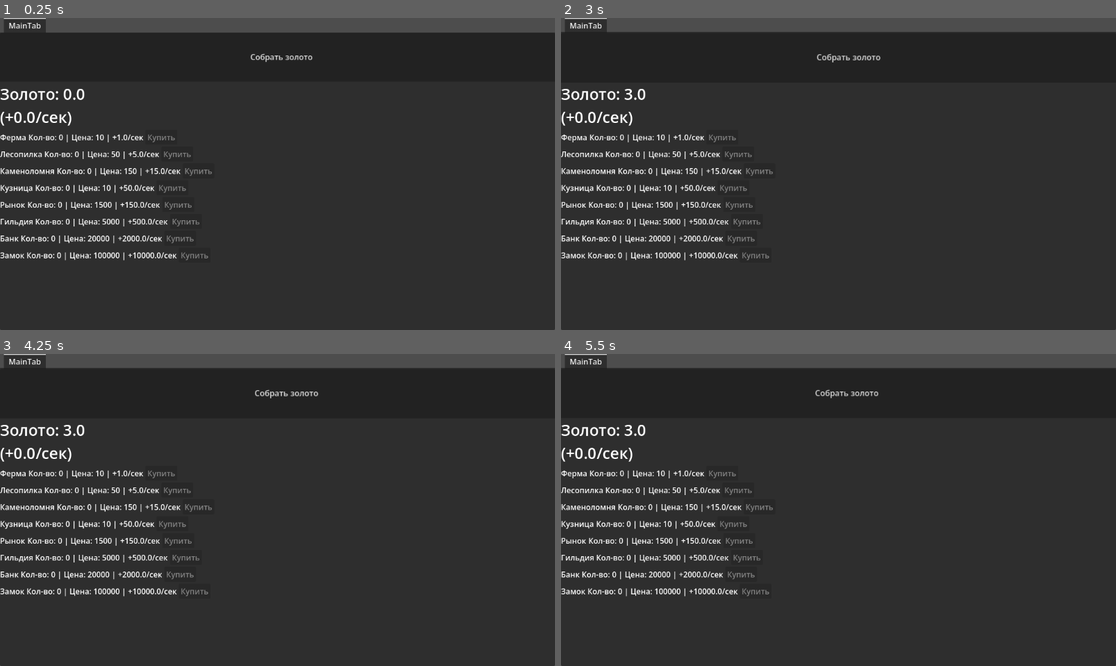
Above: before the commit, frames 1-4 (two rows, left to right).
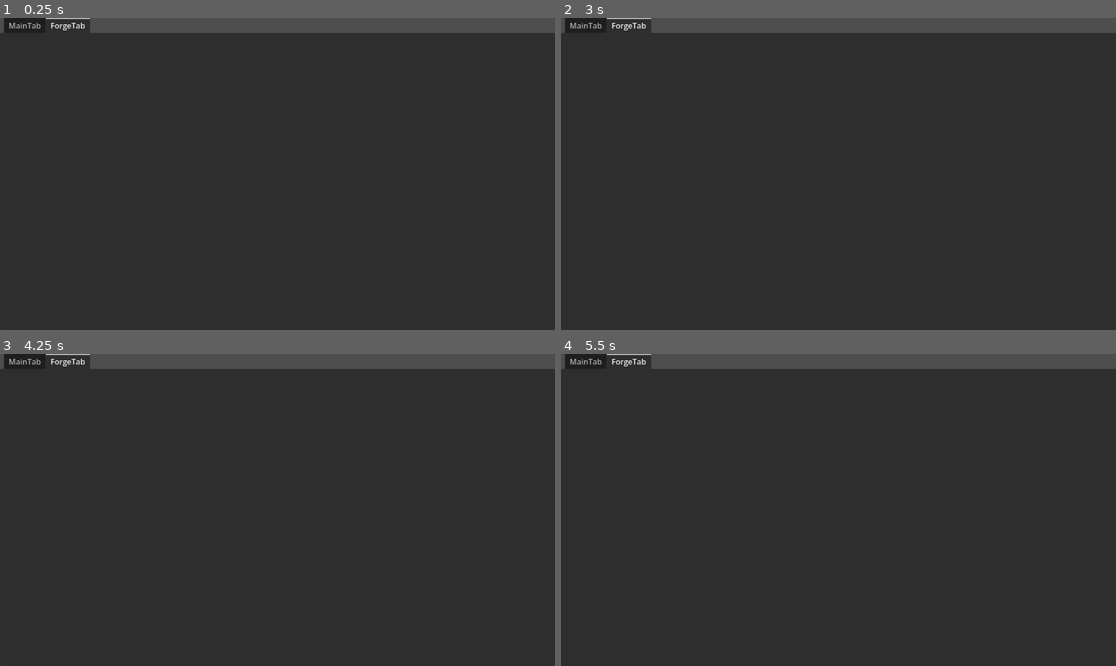
Above: after the commit, the same moments.

Repository: VPodolski/KinkdomClicker
Game: Godot game, scene res://main.tscn
Same seed, same stepped clock (60 frames per second), same inputs: the game is played once before the commit and once after it.
Inputs (mouse positions are in pixels of both pictures, inside the frame that each line leads up to):
- Up to frame 1 (0.25 s): no input
- Up to frame 2 (3 s): click (849, 55) at 0.5 s, where only the run before the commit has a clickable "Собрать золото"; click (838, 55) at 1.25 s, where only the run before the commit has a clickable "Собрать золото"; click (844, 55) at 2 s, where only the run before the commit has a clickable "Собрать золото"; move the mouse to (960, 158) at 2.77 s
- Up to frame 3 (4.25 s): move the mouse to (166, 525) at 3.52 s
- Up to frame 4 (5.5 s): move the mouse to (894, 441) at 4.27 s; move the mouse to (810, 572) at 5.02 s

The runs differ from the first frame. In frame 1, 3.6% of the frame differs, in the area x 0-100%, y 0-78%; in frame 2, 3.8%; in frame 3, 3.8%; in frame 4, 3.8%.

Commit message:
The main script has been separated for UI and ligac managers.

Diff:
--- /dev/null
+++ b/Scripts/BuildingManager.gd
@@ -0,0 +1,46 @@
+class_name BuildingManager
+
+var buildings = []
+
+func _init():
+	buildings.append(BuildingData.new("Ферма", 10, 1))
+	buildings.append(BuildingData.new("Лесопилка", 50, 5))
+	buildings.append(BuildingData.new("Каменоломня", 150, 15))
+	buildings.append(BuildingData.new("Кузница", 10, 50))
+	buildings.append(BuildingData.new("Рынок", 1500, 150))
+	buildings.append(BuildingData.new("Гильдия", 5000, 500))
+	buildings.append(BuildingData.new("Банк", 20000, 2000))
+	buildings.append(BuildingData.new("Замок", 100000, 10000))
+
+func get_building_by_name(name):
+	for b in buildings:
+		if b.name == name:
+			return b
+	return null
+
+func get_total_income(global_multiplier):
+	var total = 0.0
+	for b in buildings:
+		total += b.get_income()
+	return total * global_multiplier
+
+func buy_building(index, economy):
+	var b = buildings[index]
+
+	if economy.spend_gold(b.cost):
+		b.buy()
+		return true
+
+	return false
+
+func update_synergies(active_upgrades):
+	for b in buildings:
+		b.synergy_bonus = 0.0
+
+	for upgrade in active_upgrades:
+		if upgrade.effect_type == "building_synergy":
+			var source = get_building_by_name(upgrade.source_building)
+			var target = get_building_by_name(upgrade.target)
+
+			if source and target:
+				target.synergy_bonus += source.count * upgrade.effect_value
--- /dev/null
+++ b/Scripts/Economy.gd
@@ -0,0 +1,15 @@
+class_name Economy
+
+var gold: float = 0.0
+var gold_per_click: float = 1
+var click_income_ratio: float = 0.0
+var global_income_multiplier: float = 1.0
+
+func add_gold(amount: float):
+	gold += amount
+
+func spend_gold(amount: float) -> bool:
+	if gold >= amount:
+		gold -= amount
+		return true
+	return false
--- /dev/null
+++ b/Scripts/Game.gd
@@ -0,0 +1,45 @@
+class_name Game
+extends Node
+
+signal gold_changed
+signal upgrades_changed
+signal buildings_changed
+
+var economy: Economy
+var buildings: BuildingManager
+var upgrades: UpgradeManager
+
+func _ready():
+	economy = Economy.new()
+	buildings = BuildingManager.new()
+	upgrades = UpgradeManager.new(economy, buildings)
+
+func on_click():
+	var income = buildings.get_total_income(economy.global_income_multiplier)
+	var value = economy.gold_per_click + income * economy.click_income_ratio
+
+	economy.add_gold(value)
+	emit_signal("gold_changed", economy.gold)
+
+func buy_building(index):
+	if buildings.buy_building(index, economy):
+		buildings.update_synergies(upgrades.active_upgrades)
+
+		emit_signal("buildings_changed")
+		emit_signal("gold_changed", economy.gold)
+
+func start_upgrade(index):
+	var u = upgrades.upgrades[index]
+
+	if economy.spend_gold(u.cost):
+		u.is_crafting = true
+		emit_signal("gold_changed", economy.gold)
+
+func update(delta):
+	var income = buildings.get_total_income(economy.global_income_multiplier)
+	economy.add_gold(income * delta)
+
+	var forge = buildings.get_building_by_name("Кузница")
+	var speed = 1.0 + forge.count * 0.01
+
+	upgrades.update_crafting(delta, speed)
--- /dev/null
+++ b/Scripts/UpgradeManager.gd
@@ -0,0 +1,41 @@
+class_name UpgradeManager
+
+var upgrades = []
+var active_upgrades = []
+
+var economy
+var buildings
+
+func _init(_economy, _buildings):
+	economy = _economy
+	buildings = _buildings
+
+func apply_upgrade(upgrade):
+	match upgrade.effect_type:
+		"click_bonus":
+			economy.gold_per_click += upgrade.effect_value
+
+		"click_from_income":
+			economy.click_income_ratio += upgrade.effect_value
+
+		"income_multiplier":
+			var b = buildings.get_building_by_name(upgrade.target)
+			if b:
+				b.income_multiplier += upgrade.effect_value
+
+		"global_multiplier":
+			economy.global_income_multiplier += upgrade.effect_value
+
+func update_crafting(delta, forge_speed):
+	for upgrade in upgrades:
+		if upgrade.is_crafting:
+			upgrade.progress += delta * forge_speed
+
+			if upgrade.progress >= upgrade.base_time:
+				complete_upgrade(upgrade)
+
+
+func complete_upgrade(upgrade):
+	apply_upgrade(upgrade)
+	active_upgrades.append(upgrade)
+	upgrades.erase(upgrade)
--- a/BuildingItem.gd
+++ b/UI/BuildingItem.gd
@@ -11,16 +11,20 @@
 
 func _ready():
 	buy_button.pressed.connect(_on_buy_pressed)
-	update_ui(0)
 
 func setup(_building, _index):
 	building = _building
 	index = _index
 
+	update_ui(0)
+
 func _on_buy_pressed():
 	emit_signal("buy_pressed", index)
 
 func update_ui(current_gold: int):
+	if building == null:
+		return
+
 	name_label.text = building.name
 
 	info_label.text = "Кол-во: " + str(building.count) + \
--- a/BuildingItem.tscn
+++ b/UI/BuildingItem.tscn
@@ -1,6 +1,6 @@
 [gd_scene format=3 uid="uid://bnnssnqqewrut"]
 
-[ext_resource type="Script" uid="uid://b1jx68vnw8apb" path="res://BuildingItem.gd" id="1_6nidc"]
+[ext_resource type="Script" uid="uid://b1jx68vnw8apb" path="res://UI/BuildingItem.gd" id="1_6nidc"]
 
 [node name="BuildingItem" type="HBoxContainer" unique_id=119485372]
 anchors_preset = 1
--- /dev/null
+++ b/UI/MainUI.gd
@@ -0,0 +1,146 @@
+extends Control
+
+@onready var game = GameLogic  # если добавишь Game в AutoLoad
+
+# UI элементы
+@onready var gold_label = $TabContainer/MainTab/GoldLabel
+@onready var gold_button = $TabContainer/MainTab/GoldButton
+
+@onready var buildings_container = $TabContainer/MainTab/BuildingsContainer
+@onready var upgrades_container = $TabContainer/ForgeTab/ScrollContainer/UpgradesContainer
+
+var building_item_scene = preload("res://ui/BuildingItem.tscn")
+var upgrade_item_scene = preload("res://ui/UpgradeItem.tscn")
+
+
+func _ready():
+	await get_tree().process_frame
+	# подписки на события
+	game.gold_changed.connect(update_gold)
+	game.buildings_changed.connect(update_buildings_ui)
+	game.upgrades_changed.connect(update_upgrades_ui)
+
+	# первичная инициализация
+	update_gold(game.economy.gold)
+	create_buildings_ui()
+	create_upgrades_ui()
+
+
+# =========================
+# 🖱️ INPUT
+# =========================
+
+func _on_gold_button_pressed():
+	game.on_click()
+
+
+func _on_building_pressed(index):
+	game.buy_building(index)
+
+
+func _on_upgrade_pressed(index):
+	game.start_upgrade(index)
+
+
+# =========================
+# 💰 UI ОБНОВЛЕНИЕ
+# =========================
+
+func update_gold(value):
+	gold_label.text = str(int(value))
+
+
+# =========================
+# 🏗️ BUILDINGS UI
+# =========================
+
+func create_buildings_ui():
+	for child in buildings_container.get_children():
+		child.queue_free()
+
+	for i in range(game.buildings.buildings.size()):
+		var b = game.buildings.buildings[i]
+
+		var item = building_item_scene.instantiate()
+		buildings_container.add_child(item)
+
+		item.setup(b, i)
+		item.buy_pressed.connect(_on_building_pressed)
+
+
+func update_buildings_ui():
+	for child in buildings_container.get_children():
+		child.update_ui()
+
+
+# =========================
+# ⚙️ UPGRADES UI
+# =========================
+
+func create_upgrades_ui():
+	for child in upgrades_container.get_children():
+		child.queue_free()
+
+	for i in range(game.upgrades.upgrades.size()):
+		var u = game.upgrades.upgrades[i]
+
+		var item = upgrade_item_scene.instantiate()
+		upgrades_container.add_child(item)
+
+		item.setup(u, i)
+		item.craft_pressed.connect(_on_upgrade_pressed)
+
+
+func update_upgrades_ui():
+	for child in upgrades_container.get_children():
+		child.update_ui()
+
+	update_visibility()
+	sort_upgrade_items()
+
+
+# =========================
+# 👁️ VISIBILITY
+# =========================
+
+func update_visibility():
+	for child in upgrades_container.get_children():
+		var u = child.upgrade
+
+		if u.is_crafting:
+			child.visible = true
+			child.modulate.a = 1.0
+			continue
+
+		var max_cost = game.economy.gold * 5.0
+
+		if u.cost > max_cost:
+			child.visible = false
+		else:
+			child.visible = true
+
+			if u.cost > game.economy.gold * 2:
+				child.modulate.a = 0.5
+			else:
+				child.modulate.a = 1.0
+
+
+# =========================
+# 🔽 SORT
+# =========================
+
+func sort_upgrade_items():
+	var items = upgrades_container.get_children()
+
+	items.sort_custom(func(a, b):
+		var a_can = a.upgrade.cost <= game.economy.gold
+		var b_can = b.upgrade.cost <= game.economy.gold
+
+		if a_can != b_can:
+			return a_can
+
+		return a.upgrade.cost < b.upgrade.cost
+	)
+
+	for i in range(items.size()):
+		upgrades_container.move_child(items[i], i)
--- a/UpgradeItem.tscn
+++ b/UI/UpgradeItem.tscn
@@ -1,6 +1,6 @@
 [gd_scene format=3 uid="uid://e45egfnu0t8v"]
 
-[ext_resource type="Script" uid="uid://4w1t8t2nlulq" path="res://UpgradeItem.gd" id="1_o32h2"]
+[ext_resource type="Script" uid="uid://4w1t8t2nlulq" path="res://UI/UpgradeItem.gd" id="1_o32h2"]
 
 [node name="UpgradeItem" type="VBoxContainer" unique_id=27434265]
 script = ExtResource("1_o32h2")
--- a/main.gd
+++ b/main.gd
@@ -1,10 +1,6 @@
 extends Control
 
-var gold: float = 0.0
-var gold_per_click = 1
-var click_income_ratio = 0.0
 var gold_boost_cost: int = 10
-var global_income_multiplier: float = 1.0
 var ui_update_timer := 0.0
 var buildings = []
 var active_upgrades = []
--- a/main.tscn
+++ b/main.tscn
@@ -1,6 +1,6 @@
 [gd_scene format=3 uid="uid://hbt2mawi1kq5"]
 
-[ext_resource type="Script" uid="uid://b44bst04tcwbo" path="res://main.gd" id="1_ig7tw"]
+[ext_resource type="Script" uid="uid://bdqfolihqom5u" path="res://UI/MainUI.gd" id="1_ig7tw"]
 
 [node name="Main" type="Control" unique_id=243547217]
 layout_mode = 3
@@ -61,4 +61,5 @@
 [node name="Queue" type="Label" parent="TabContainer/ForgeTab" unique_id=1944781138]
 layout_mode = 2
 
+[connection signal="pressed" from="TabContainer/MainTab/GoldButton" to="." method="_on_gold_button_pressed"]
 [connection signal="timeout" from="TabContainer/MainTab/AutoGoldTimer" to="." method="_on_auto_gold_timer_timeout"]
--- a/project.godot
+++ b/project.godot
@@ -15,6 +15,10 @@
 config/features=PackedStringArray("4.6", "GL Compatibility")
 config/icon="res://icon.svg"
 
+[autoload]
+
+GameLogic="*uid://ci8qi7s7vnpca"
+
 [physics]
 
 3d/physics_engine="Jolt Physics"
Not shown, added: Scripts/BuildingManager.gd.uid
Not shown, added: Scripts/Economy.gd.uid
Not shown, added: Scripts/Game.gd.uid
Not shown, added: Scripts/UpgradeManager.gd.uid
Renamed: BuildingItem.gd.uid -> UI/BuildingItem.gd.uid
Not shown, added: UI/MainUI.gd.uid
Renamed: UpgradeItem.gd -> UI/UpgradeItem.gd
Renamed: UpgradeItem.gd.uid -> UI/UpgradeItem.gd.uid
